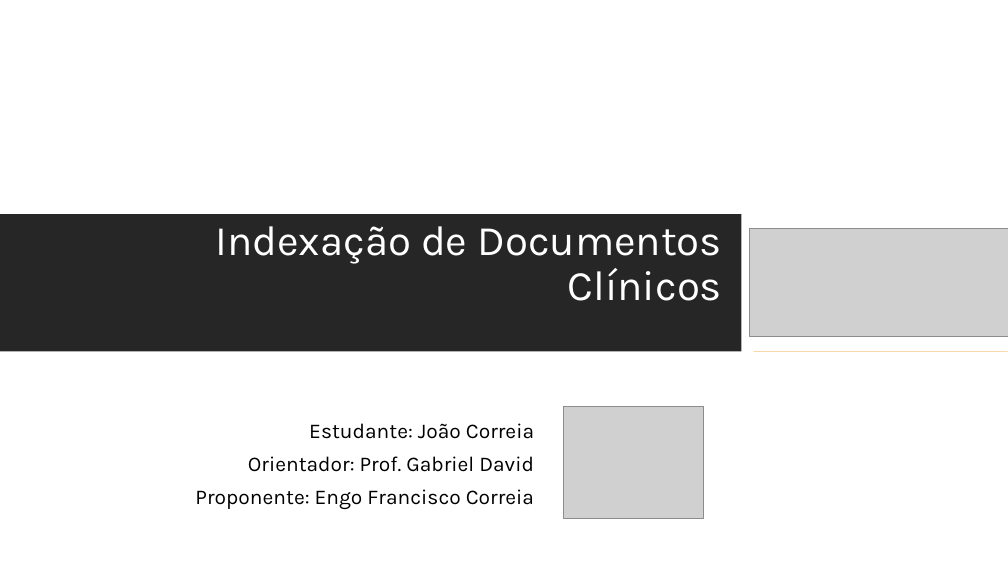
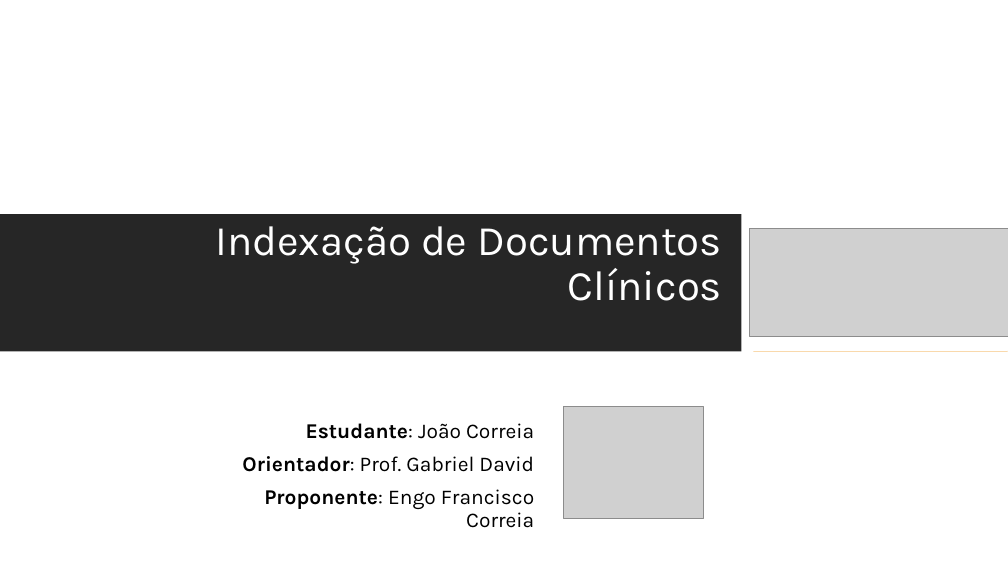
Before and after one commit to JDSBCC/Indexacao-de-Documentos-Clinicos, a slide deck: slide 1 of Dissertacao/4. Defesa da dissertação.pptx. Drawn at 1008x567 pixels with LibreOffice and Linux fonts; fonts in the diff are those of the drawing; grey boxes stand for pictures; background and template pictures are left out. Boxes give left, top, right and bottom in pixels: in the first picture for what was removed or moved away, otherwise in the second. Text is boxed around its words. In the diff, an @@ line names an element or a change of style, - is before the commit and + after.

```diff
--- a/Dissertacao/4. Defesa da dissertação.pptx
+++ b/Dissertacao/4. Defesa da dissertação.pptx
@@ subtitle "Estudante: João Correia" at <box>242,423,534,528</box>: bold on in "Estudante:", "Orientador:", "Proponente:" @@
```
Also in this commit, not shown: 14 other slides changed, 4 slides added, 3 slides removed, 7 other files.
